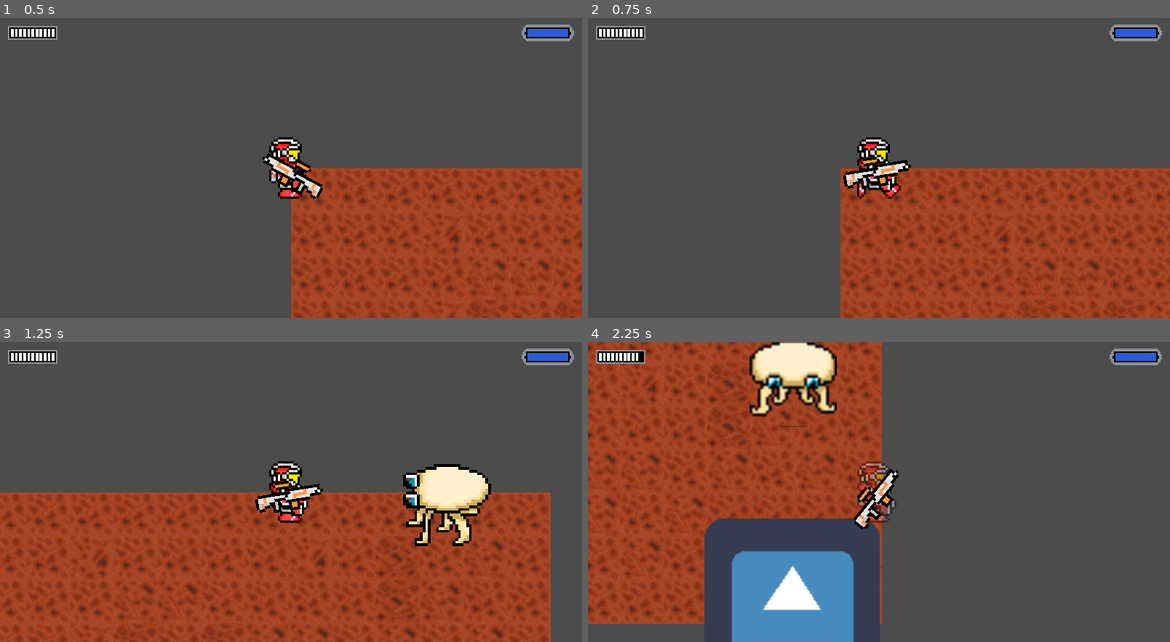
Above: before the commit, frames 1-4 (two rows, left to right).
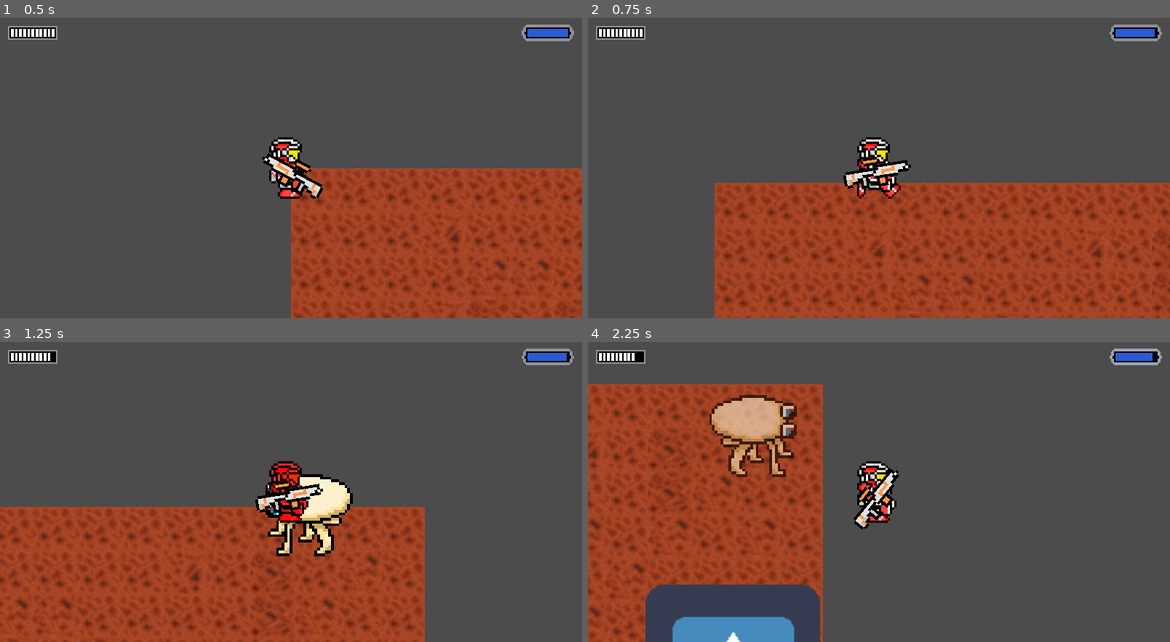
Above: after the commit, the same moments.

Repository: Gorhaloth/Organized-Mars
Game: Godot game, scene res://Enviornment/Enviornment_TEST.tscn
The game is run twice, just before and just after one commit, with the same random seed, the same clock (stepped at 60 frames per second) and the same inputs. The project has no main scene, so this scene is started directly. The engine's default icon, where the game draws it, is replaced by a stand-in: a white triangle on a blue panel in a dark square.
Inputs (mouse positions are in pixels of both pictures, inside the frame that each line leads up to):
- Up to frame 1 (0.5 s): no input
- Up to frame 2 (0.75 s): tap Enter at 0.5 s; move the mouse to (1007, 153) at 0.52 s; hold Right (ui_right) from 0.53 s (still down); right-click (1007, 153) at 0.6 s
- Up to frame 3 (1.25 s): keep holding Right (ui_right)
- Up to frame 4 (2.25 s): move the mouse to (762, 507) at 1.27 s; release Right (ui_right) at 1.28 s; hold Down (ui_down) 1.28-2.03 s; click (762, 507) at 1.35 s; right-click (762, 507) at 1.55 s; move the mouse to (937, 426) at 2.02 s; hold Right (ui_right) from 2.03 s (still down); right-click (937, 426) at 2.1 s

Frame 1 is identical in both runs. In frame 2, 16% of the frame differs, in the area x 21-100%, y 3-100%; in frame 3, 22%; in frame 4, 29%, in the area x 0-99%, y 0-100%.

Commit message:
added teleportation

Diff:
--- a/Player/Player.gd
+++ b/Player/Player.gd
@@ -7,6 +7,7 @@
 var velocity = Vector2.ZERO
 var input_vector
 var Enemy
+var mouse_position
 var health = 11
 var power = 30
 onready var timer = $Timer
@@ -27,6 +28,8 @@
 	else:
 		velocity = velocity.move_toward(Vector2.ZERO, FRICTION * delta)
 	velocity = move_and_slide(velocity)
+	if Input.is_action_just_pressed("teleport"):
+		teleport()
 
 func direction():
 	match input_vector:
@@ -74,3 +77,11 @@
 
 func _on_Area2D_area_exited(area):
 	timer.stop()
+
+func teleport():
+	if power <= 0:
+		return
+	mouse_position = get_global_mouse_position()
+	position = mouse_position
+	power -= 1
+	$HUD/PowerBar.frame = power
--- a/project.godot
+++ b/project.godot
@@ -29,10 +29,43 @@
 
 [input]
 
+ui_left={
+"deadzone": 0.5,
+"events": [ Object(InputEventKey,"resource_local_to_scene":false,"resource_name":"","device":0,"alt":false,"shift":false,"control":false,"meta":false,"command":false,"pressed":false,"scancode":16777231,"unicode":0,"echo":false,"script":null)
+, Object(InputEventJoypadButton,"resource_local_to_scene":false,"resource_name":"","device":0,"button_index":14,"pressure":0.0,"pressed":false,"script":null)
+, Object(InputEventKey,"resource_local_to_scene":false,"resource_name":"","device":0,"alt":false,"shift":false,"control":false,"meta":false,"command":false,"pressed":false,"scancode":65,"unicode":0,"echo":false,"script":null)
+ ]
+}
+ui_right={
+"deadzone": 0.5,
+"events": [ Object(InputEventKey,"resource_local_to_scene":false,"resource_name":"","device":0,"alt":false,"shift":false,"control":false,"meta":false,"command":false,"pressed":false,"scancode":16777233,"unicode":0,"echo":false,"script":null)
+, Object(InputEventJoypadButton,"resource_local_to_scene":false,"resource_name":"","device":0,"button_index":15,"pressure":0.0,"pressed":false,"script":null)
+, Object(InputEventKey,"resource_local_to_scene":false,"resource_name":"","device":0,"alt":false,"shift":false,"control":false,"meta":false,"command":false,"pressed":false,"scancode":68,"unicode":0,"echo":false,"script":null)
+ ]
+}
+ui_up={
+"deadzone": 0.5,
+"events": [ Object(InputEventKey,"resource_local_to_scene":false,"resource_name":"","device":0,"alt":false,"shift":false,"control":false,"meta":false,"command":false,"pressed":false,"scancode":16777232,"unicode":0,"echo":false,"script":null)
+, Object(InputEventJoypadButton,"resource_local_to_scene":false,"resource_name":"","device":0,"button_index":12,"pressure":0.0,"pressed":false,"script":null)
+, Object(InputEventKey,"resource_local_to_scene":false,"resource_name":"","device":0,"alt":false,"shift":false,"control":false,"meta":false,"command":false,"pressed":false,"scancode":87,"unicode":0,"echo":false,"script":null)
+ ]
+}
+ui_down={
+"deadzone": 0.5,
+"events": [ Object(InputEventKey,"resource_local_to_scene":false,"resource_name":"","device":0,"alt":false,"shift":false,"control":false,"meta":false,"command":false,"pressed":false,"scancode":16777234,"unicode":0,"echo":false,"script":null)
+, Object(InputEventJoypadButton,"resource_local_to_scene":false,"resource_name":"","device":0,"button_index":13,"pressure":0.0,"pressed":false,"script":null)
+, Object(InputEventKey,"resource_local_to_scene":false,"resource_name":"","device":0,"alt":false,"shift":false,"control":false,"meta":false,"command":false,"pressed":false,"scancode":83,"unicode":0,"echo":false,"script":null)
+ ]
+}
 fire={
 "deadzone": 0.5,
 "events": [ Object(InputEventMouseButton,"resource_local_to_scene":false,"resource_name":"","device":0,"alt":false,"shi …(212 unchanged characters)…
 , Object(InputEventKey,"resource_local_to_scene":false,"resource_name":"","device":0,"alt":false,"shift":false,"control":false,"meta":false,"command":false,"pressed":false,"scancode":32,"unicode":0,"echo":false,"script":null)
+ ]
+}
+teleport={
+"deadzone": 0.5,
+"events": [ Object(InputEventMouseButton,"resource_local_to_scene":false,"resource_name":"","device":0,"alt":false,"shift":false,"control":false,"meta":false,"command":false,"button_mask":0,"position":Vector2( 0, 0 ),"global_position":Vector2( 0, 0 ),"factor":1.0,"button_index":2,"pressed":false,"doubleclick":false,"script":null)
  ]
 }
 
